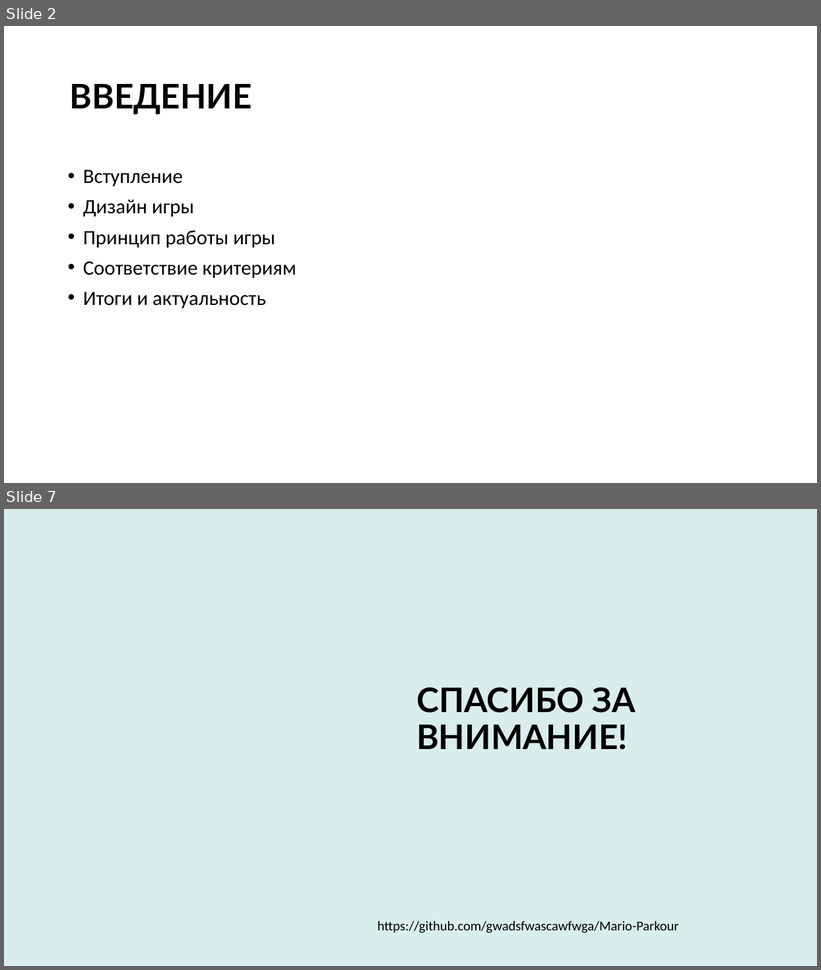
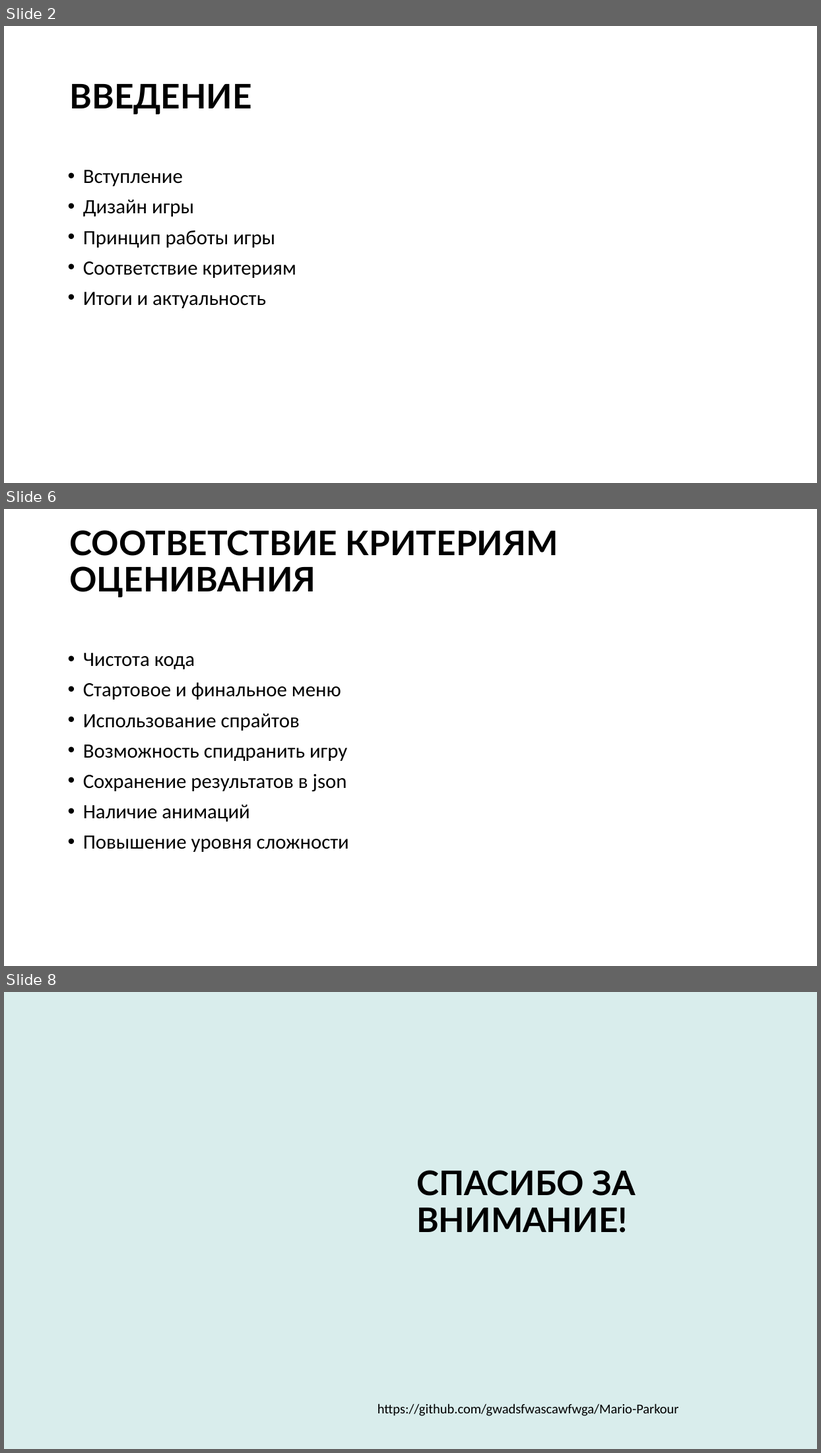
Before and after one commit to gwadsfwascawfwga/Mario-Parkour, a slide deck: Игра «марио паркур».pptx. Shown one above the other, each under a label of ours: slides 2 and 7 before the commit, slides 2, 6 and 8 after it; the slides between them are not shown. The pictures are 821x970 and 821x1453 pixels, drawn with LibreOffice and Linux fonts; fonts in the diff are those of the drawing; background and template pictures are left out. Boxes give left, top, right and bottom in pixels: in the first picture for what was removed or moved away, otherwise in the second. Text is boxed around its words. In the diff, an @@ line names an element or a change of style, - is before the commit and + after.

```diff
--- a/Игра «марио паркур».pptx
+++ b/Игра «марио паркур».pptx
@@ slide 6 added at <box>4,509,817,966</box>, background #FFFFFF @@
@@ title added at <box>69,530,558,597</box>, 40 pt, text #000000, bold @@
+СООТВЕТСТВИЕ КРИТЕРИЯМ ОЦЕНИВАНИЯ
@@ text added at <box>83,653,349,852</box>, 24 pt, text #000000 @@
+• Чистота кода
+• Стартовое и финальное меню
+• Использование спрайтов
+• Возможность спидранить игру
+• Сохранение результатов в json
+• Наличие анимаций
+• Повышение уровня сложности
@@ what was slide 7 is now slide 8 @@
```
Also in this commit, not shown: 5 slides changed.
